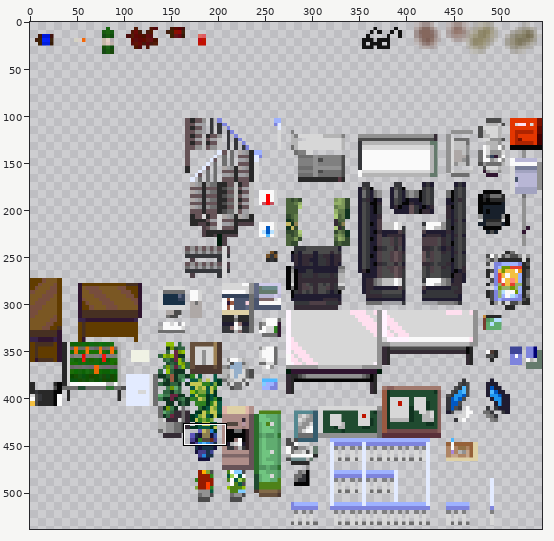
Sprite sheet: tilesets_deviant_milkian_1.png. The first picture is a wide view before the edit; the outline marks the close-up.
Close-up. Old version:
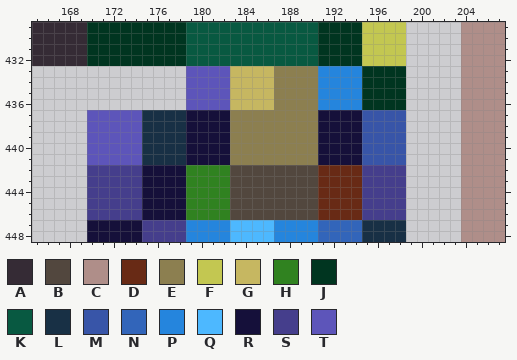
The file is 544x544 pixels. Pixels under 10% opacity are left out. Colours within 5 levels of each other are drawn and written as one. Shown: x 165..207, y 429..448. The wide view leaves out empty margins. The commit also changed other parts of the picture, which this record leaves out.
Palette (. is transparent): A #352b35  B #52473e  C #af8e89  D #682a15  E #8c7f50  F #c3c751  G #c6b761  H #308220  J #003520  K #085941  L #183045  M #3855a8  N #3265ba  P #2585dd  Q #4db8ff  R #15103a  S #453e8c  T #5d55ba
Pixels before, first column x 165:
429 AAAAAJJJJJJJJJKKKKKKKKKKKKJJJJFFFF.....CCCC
430 AAAAAJJJJJJJJJKKKKKKKKKKKKJJJJFFFF.....CCCC
431 AAAAAJJJJJJJJJKKKKKKKKKKKKJJJJFFFF.....CCCC
432 AAAAAJJJJJJJJJKKKKKKKKKKKKJJJJFFFF.....CCCC
433 ..............TTTTGGGGEEEEPPPPJJJJ.....CCCC
434 ..............TTTTGGGGEEEEPPPPJJJJ.....CCCC
435 ..............TTTTGGGGEEEEPPPPJJJJ.....CCCC
436 ..............TTTTGGGGEEEEPPPPJJJJ.....CCCC
437 .....TTTTTLLLLRRRREEEEEEEERRRRMMMM.....CCCC
438 .....TTTTTLLLLRRRREEEEEEEERRRRMMMM.....CCCC
439 .....TTTTTLLLLRRRREEEEEEEERRRRMMMM.....CCCC
440 .....TTTTTLLLLRRRREEEEEEEERRRRMMMM.....CCCC
441 .....TTTTTLLLLRRRREEEEEEEERRRRMMMM.....CCCC
442 .....SSSSSRRRRHHHHBBBBBBBBDDDDSSSS.....CCCC
443 .....SSSSSRRRRHHHHBBBBBBBBDDDDSSSS.....CCCC
444 .....SSSSSRRRRHHHHBBBBBBBBDDDDSSSS.....CCCC
445 .....SSSSSRRRRHHHHBBBBBBBBDDDDSSSS.....CCCC
446 .....SSSSSRRRRHHHHBBBBBBBBDDDDSSSS.....CCCC
447 .....RRRRRSSSSPPPPQQQQPPPPNNNNLLLL.....CCCC
448 .....RRRRRSSSSPPPPQQQQPPPPNNNNLLLL.....CCCC
New version:
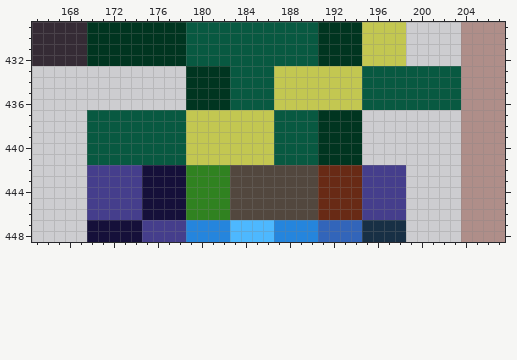
The exact change:
Changed rows in their new state; - is an unchanged pixel.
first column x 170:
433 ---------JJJJKKKKFFFFFFFFKKKKKKKKK
434 ---------JJJJKKKKFFFFFFFFKKKKKKKKK
435 ---------JJJJKKKKFFFFFFFFKKKKKKKKK
436 ---------JJJJKKKKFFFFFFFFKKKKKKKKK
437 KKKKKKKKKFFFFFFFFKKKKJJJJ....-----
438 KKKKKKKKKFFFFFFFFKKKKJJJJ....-----
439 KKKKKKKKKFFFFFFFFKKKKJJJJ....-----
440 KKKKKKKKKFFFFFFFFKKKKJJJJ....-----
441 KKKKKKKKKFFFFFFFFKKKKJJJJ....-----
Boxes around the changes in both close-ups, in picture pixels (x1, y1, x2, y2):
changed: (87, 66, 461, 165)
